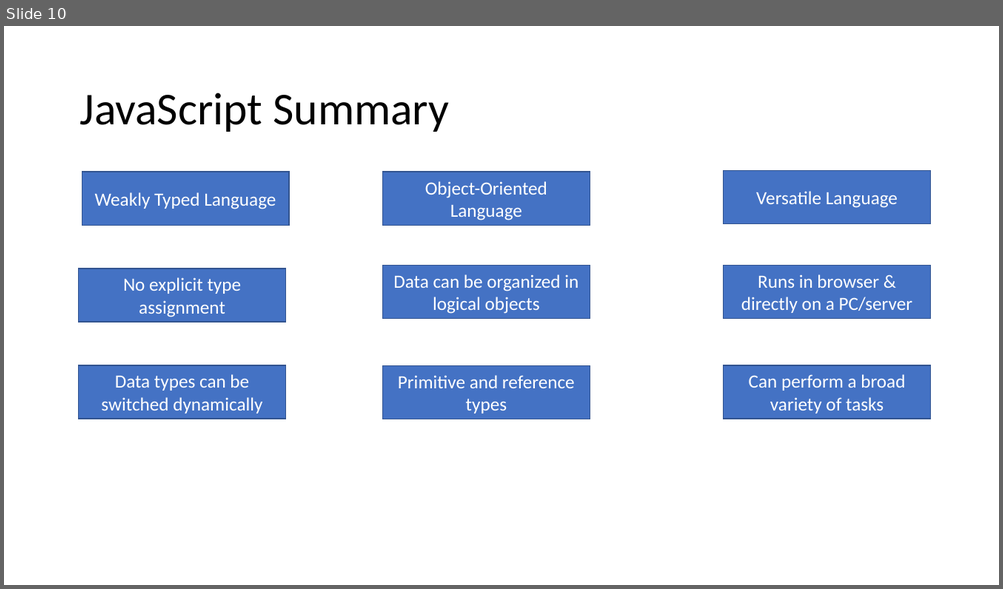
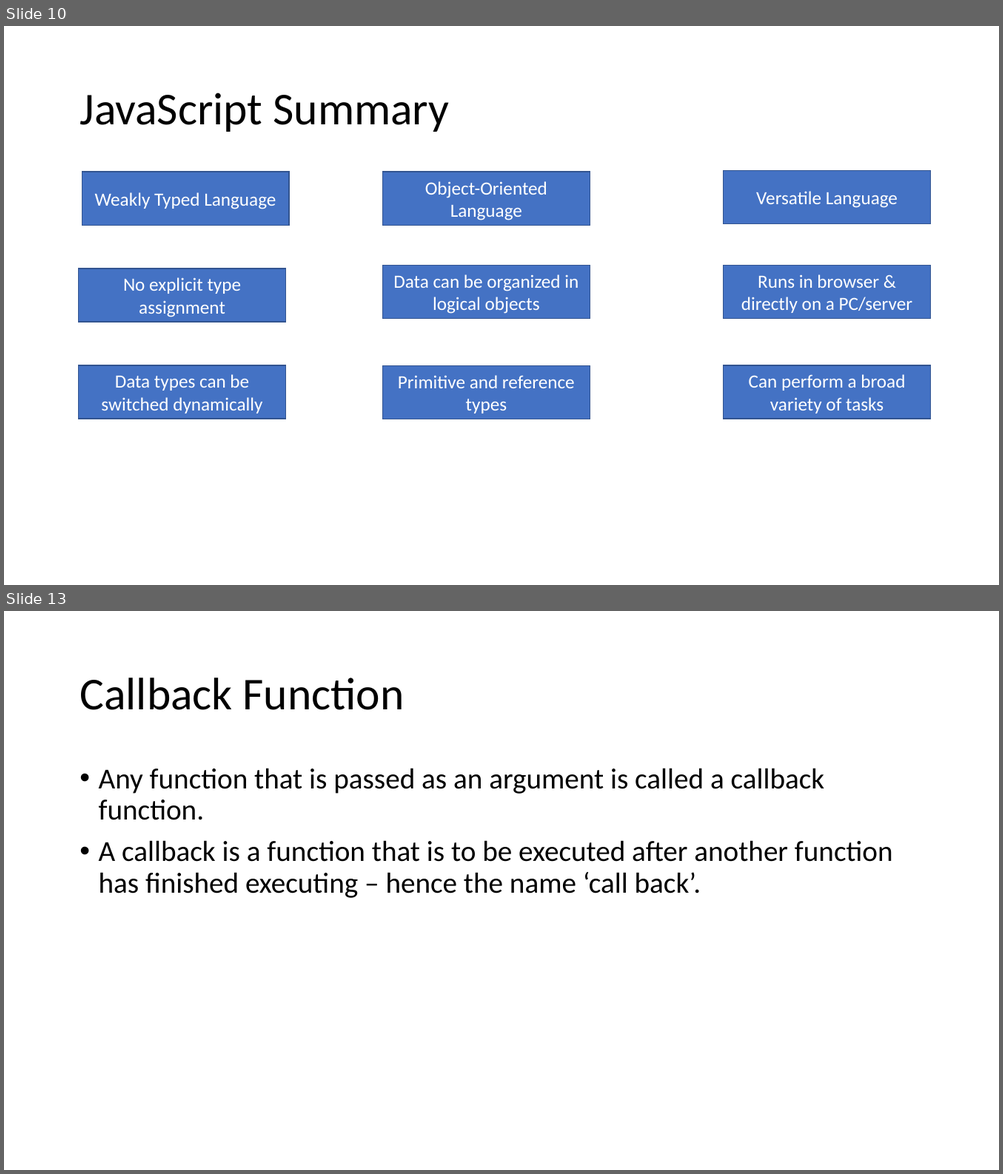
Before and after one commit to PiyushChaturvedii/Batch04, a slide deck: What is Node.pptx. Shown one above the other, each under a label of ours: slide 10 before the commit, slides 10 and 13 after it; the slides between them are not shown. The pictures are 1003x589 and 1003x1174 pixels, drawn with LibreOffice and Linux fonts; fonts in the diff are those of the drawing. Boxes give left, top, right and bottom in pixels: in the first picture for what was removed or moved away, otherwise in the second. Text is boxed around its words. In the diff, an @@ line names an element or a change of style, - is before the commit and + after.

Commit message:
callback

```diff
--- a/What is Node.pptx
+++ b/What is Node.pptx
@@ slide 13 added at <box>4,611,999,1170</box>, background #FFFFFF @@
@@ title added at <box>79,678,404,710</box>, 44 pt, text #000000 @@
+Callback Function
@@ text added at <box>99,768,893,898</box>, 28 pt, text #000000 @@
+• Any function that is passed as an argument is called a callback function.
+• A callback is a function that is to be executed after another function has finished executing – hence the name ‘call back’.
```
Also in this commit, not shown: 1 slide changed, 4 other slides added, 1 slide removed, 2 other files.
